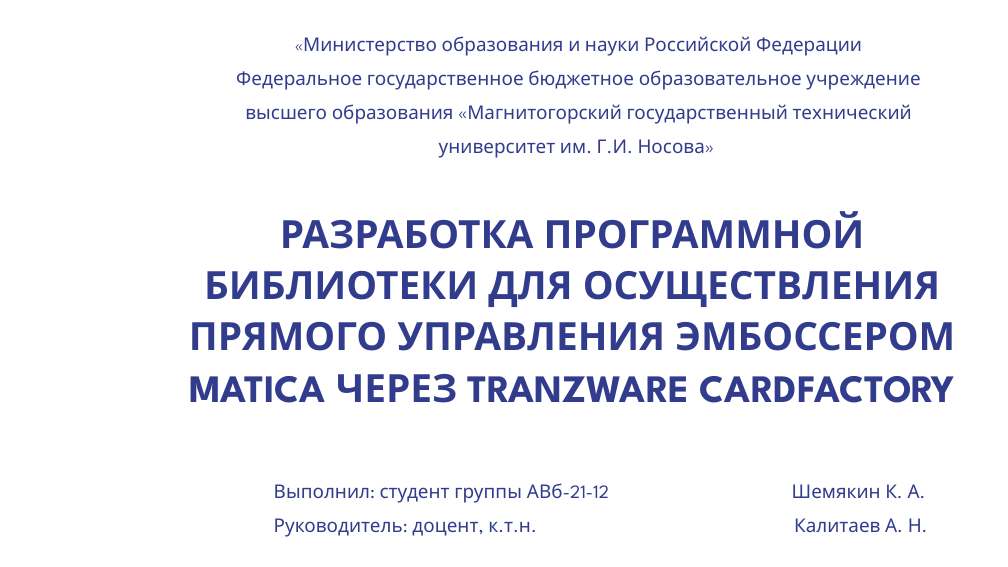
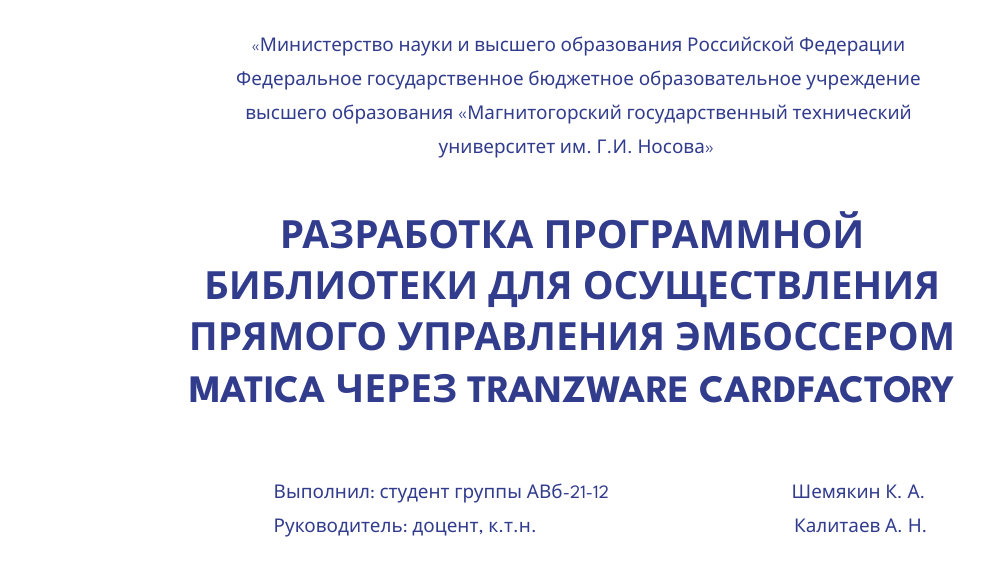
Before and after one commit to KonstantinShemyakin/Diplom, a slide deck: slide 1 of Presentation/NMSTU_Presentation.pptx. Drawn at 1008x567 pixels with LibreOffice and Linux fonts; fonts in the diff are those of the drawing; background and template pictures are left out. Boxes give left, top, right and bottom in pixels: in the first picture for what was removed or moved away, otherwise in the second. Text is boxed around its words. In the diff, an @@ line names an element or a change of style, - is before the commit and + after.

```diff
--- a/Presentation/NMSTU_Presentation.pptx
+++ b/Presentation/NMSTU_Presentation.pptx
@@ text at box(260, 36, 905, 56): text changed @@
-«Министерство образования и науки Российской Федерации
+«Министерство науки и высшего образования Российской Федерации
```
Also in this commit, not shown: 6 other slides changed, 1 other file.
